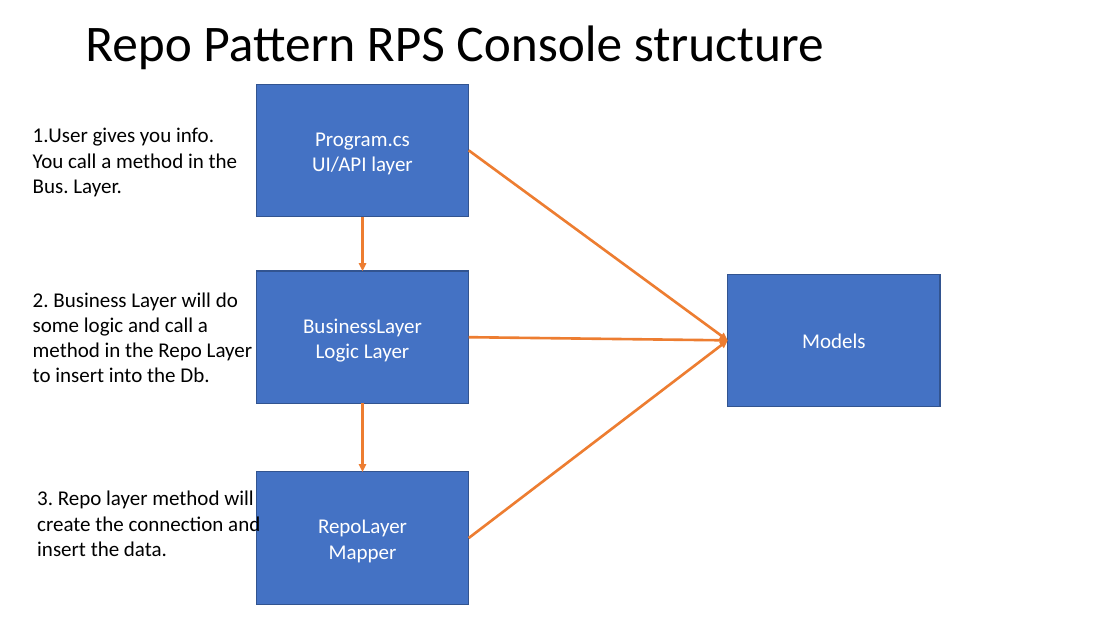
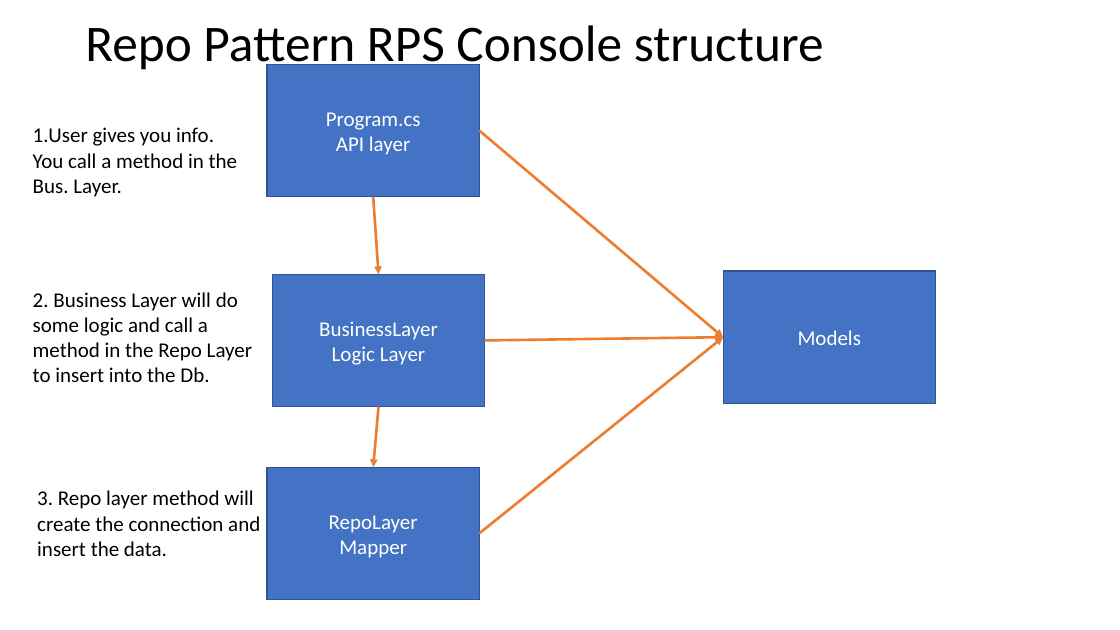
Before and after one commit to 071822-dotnet-ext-batch-org/071822-dotnet-ext-batch-repo, a slide deck: slide 18 of MarkDrawrings.pptx. Drawn at 1120x630 pixels with LibreOffice and Linux fonts; fonts in the diff are those of the drawing. Boxes give left, top, right and bottom in pixels: in the first picture for what was removed or moved away, otherwise in the second. Text is boxed around its words. In the diff, an @@ line names an element or a change of style, - is before the commit and + after.

```diff
--- a/MarkDrawrings.pptx
+++ b/MarkDrawrings.pptx
@@ rectangle "Program.cs" moved from (x1=256, y1=84, x2=469, y2=217) to (x1=267, y1=65, x2=480, y2=197) @@
@@ text in rectangle at (x1=336, y1=136, x2=410, y2=155): text changed @@
-UI/API layer
+API layer
@@ arrow moved from (469, 150) - (728, 340) to (480, 130) - (723, 337) @@
@@ arrow moved from (363, 217) - (363, 271) to (373, 197) - (379, 274) @@
@@ rectangle "BusinessLayer" moved from (x1=256, y1=271, x2=469, y2=404) to (x1=272, y1=274, x2=485, y2=407) @@
@@ rectangle "Models" moved from (x1=728, y1=274, x2=940, y2=407) to (x1=723, y1=271, x2=936, y2=404) @@
@@ arrow moved from (469, 539) - (728, 340) to (480, 534) - (723, 337) @@
@@ arrow moved from (469, 337) - (728, 340) to (485, 340) - (723, 337) @@
@@ arrow moved from (363, 403) - (363, 472) to (379, 407) - (373, 467) @@
@@ rectangle "RepoLayer" moved from (x1=256, y1=472, x2=469, y2=605) to (x1=267, y1=467, x2=480, y2=600) @@
```
Also in this commit, not shown: 1 other slide changed, 6 other files.
